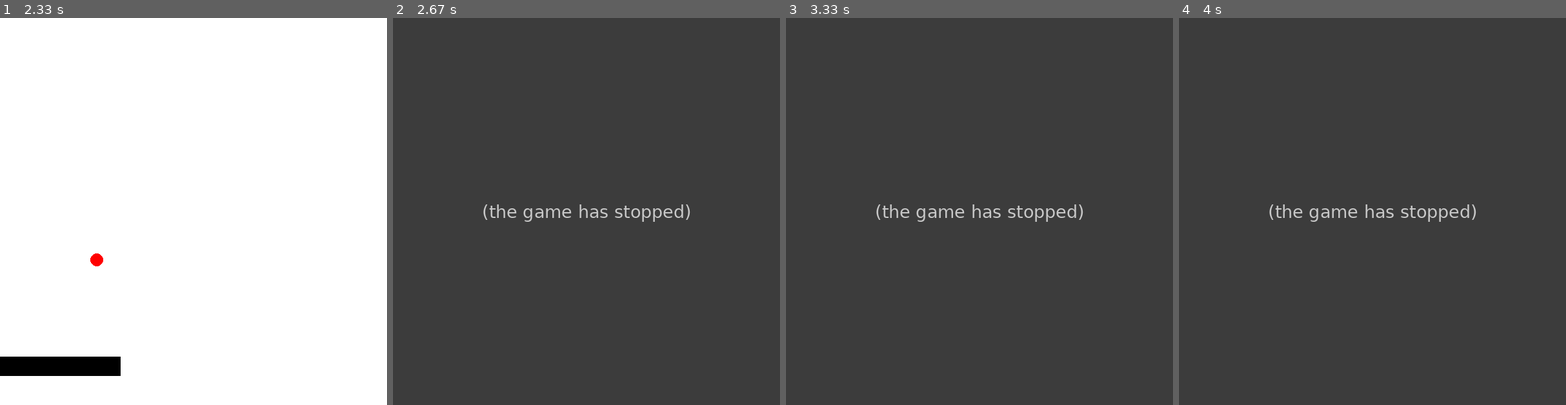
Above: before the commit, frames 1-4 (left to right).
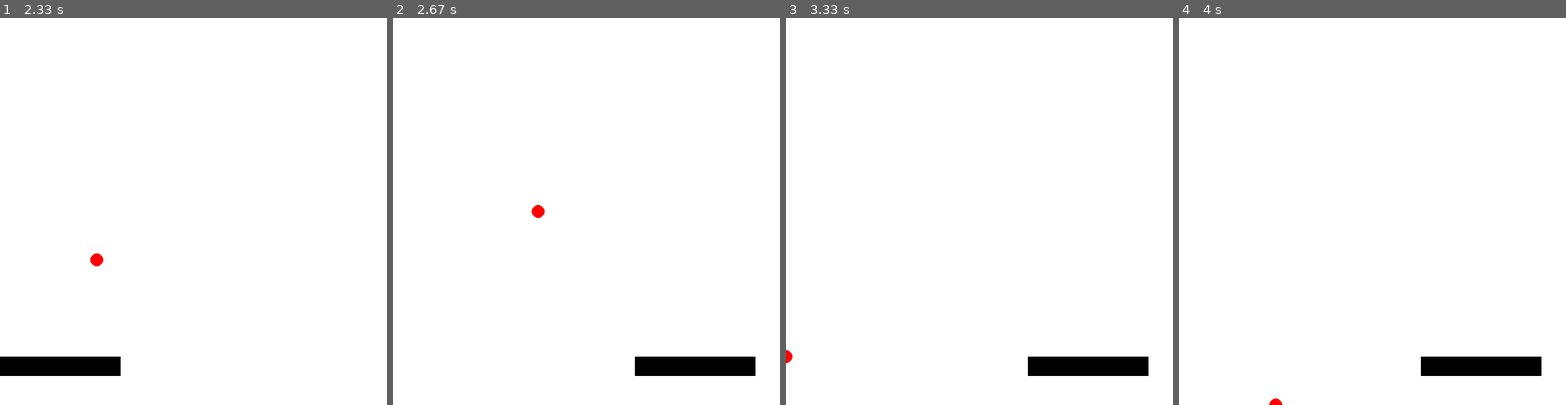
Above: after the commit, the same moments.

Repository: AndyyTaylor/Yr12Major
Game: pygame game, started from main.py
Two runs of this game, one before a commit and one after it. Both use one fixed random seed, a clock stepped at 60 frames per second and the inputs below.
Inputs (mouse positions are in pixels of both pictures, inside the frame that each line leads up to):
- Up to frame 1 (2.33 s): click "Supervised" at 0.38 s; hold Right 0.67-1.13 s; move the mouse to (178, 226) at 0.7 s; hold Right 1.17-1.63 s; tap Space at 1.23, 1.53, 1.73, 2.03, 2.3 s; hold Left 1.67-2.2 s; hold Left from 2.23 s (still down)
- Up to frame 2 (2.67 s): tap Space at 2.6 s; release Left at 2.63 s
- Up to frame 3 (3.33 s): hold Right 2.67-3.3 s; tap Space at 2.73, 3.03 s
- Up to frame 4 (4 s): hold Left 3.33-3.8 s; tap Space at 3.4, 3.7, 3.9 s; hold Right from 3.83 s (still down)

Frame 1 is identical in both runs. In frame 2, 100% of the frame differs, in the area x 0-100%, y 0-100%; in frame 3, 100%; in frame 4, 100%.
Error before the commit: IndexError: index 56 is out of bounds for axis 0 with size 56 (QLearn.py line 55); the game stopped at 2.52 s (later frames are placeholders)

Commit message:
Fixed Q overflow

Diff:
--- a/src/ml/agents/reinforcement/QLearn.py
+++ b/src/ml/agents/reinforcement/QLearn.py
@@ -50,6 +50,9 @@
         # alpha = max(EPSILON / self.episodes, 0.00)
         state = self.get_state_id(state)
 
+        while len(self.Q) < state+1:
+            self.Q = np.vstack([self.Q, [0 for i in range(self.max_actions)]])
+
         if random.random() > self.alpha:
             indices = []
             max_val = self.Q[state].max()
